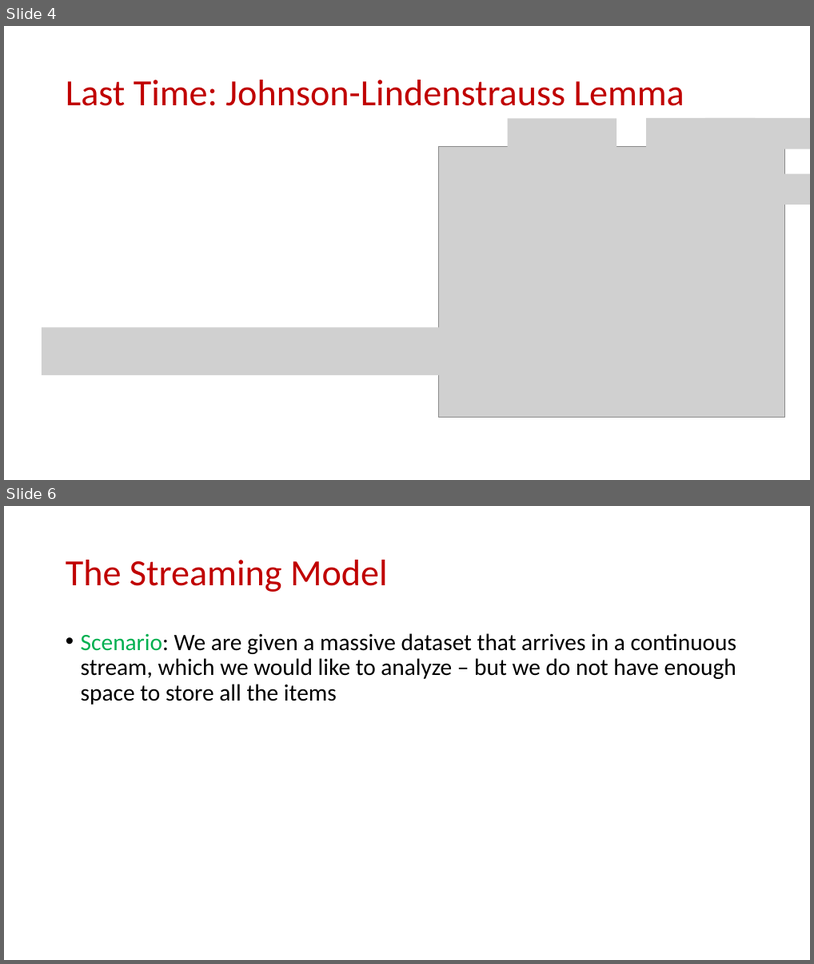
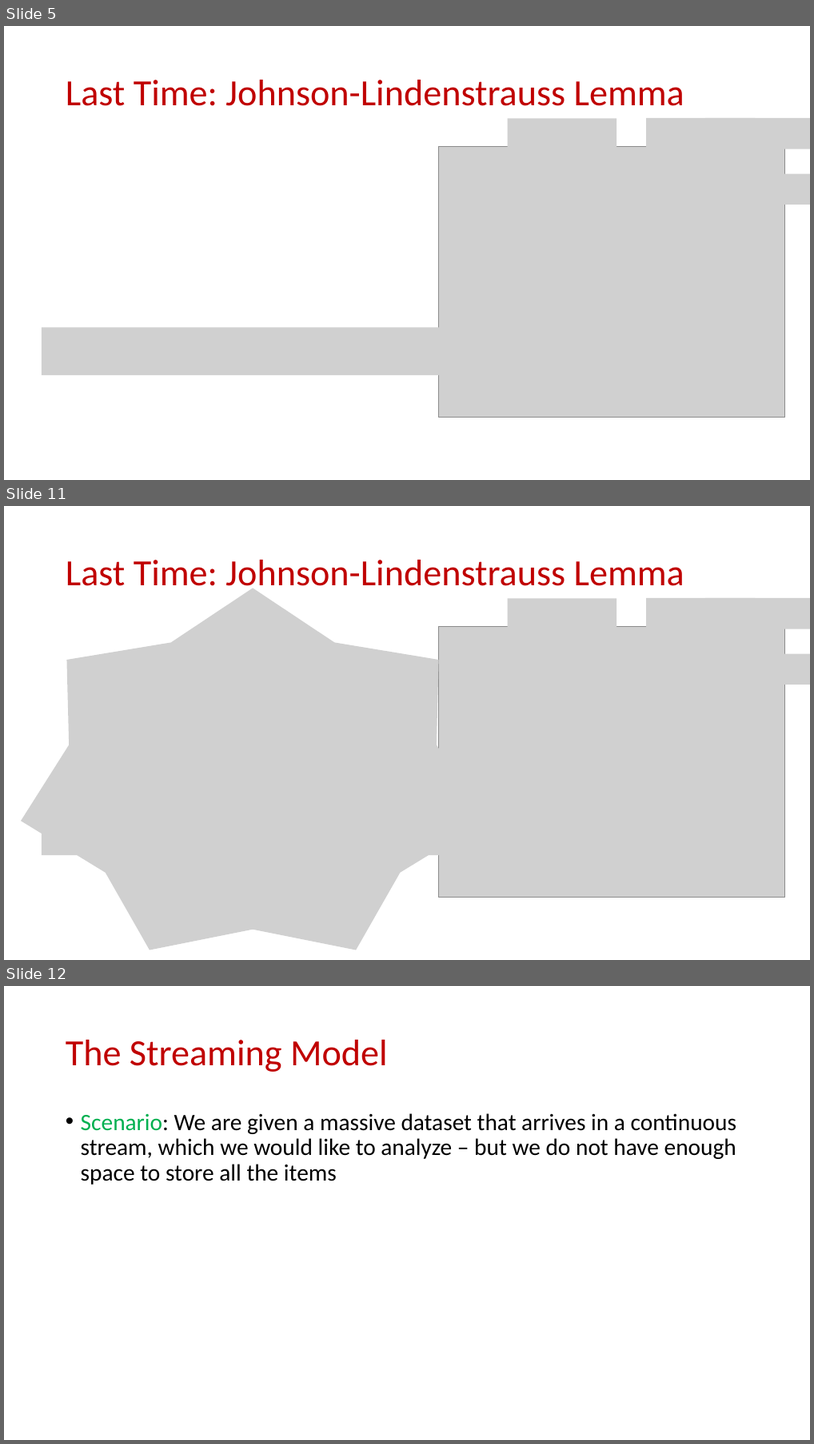
Before and after one commit to samsonzhou/samsonzhou.github.io, a slide deck: CSCE658-S24/L7.pptx. Shown one above the other, each under a label of ours: slides 4 and 6 before the commit, slides 5, 11 and 12 after it; the slides between them are not shown. The pictures are 814x964 and 814x1444 pixels, drawn with LibreOffice and Linux fonts; fonts in the diff are those of the drawing; grey boxes stand for pictures. Boxes give left, top, right and bottom in pixels: in the first picture for what was removed or moved away, otherwise in the second. Text is boxed around its words. In the diff, an @@ line names an element or a change of style, - is before the commit and + after.

```diff
--- a/CSCE658-S24/L7.pptx
+++ b/CSCE658-S24/L7.pptx
@@ slide 11 added at (x1=4, y1=506, x2=810, y2=960), background #FFFFFF @@
@@ title added at (x1=66, y1=560, x2=685, y2=595), 44 pt, text #C00000 @@
+Last Time: Johnson-Lindenstrauss Lemma
@@ picture added at (x1=21, y1=588, x2=485, y2=950) @@
@@ picture added at (x1=508, y1=599, x2=618, y2=629) @@
@@ picture added at (x1=646, y1=598, x2=756, y2=629) @@
@@ picture added at (x1=706, y1=598, x2=810, y2=629) @@
@@ picture added at (x1=439, y1=626, x2=786, y2=896) @@
@@ picture added at (x1=690, y1=654, x2=810, y2=684) @@
@@ picture added at (x1=485, y1=678, x2=619, y2=708) @@
@@ picture added at (x1=489, y1=731, x2=635, y2=773) @@
@@ picture added at (x1=626, y1=738, x2=759, y2=768) @@
@@ picture added at (x1=42, y1=808, x2=658, y2=855) @@
@@ what was slide 4 is now slide 5 @@
@@ what was slide 6 is now slide 12 @@
```
Also in this commit, not shown: 5 other slides added.
